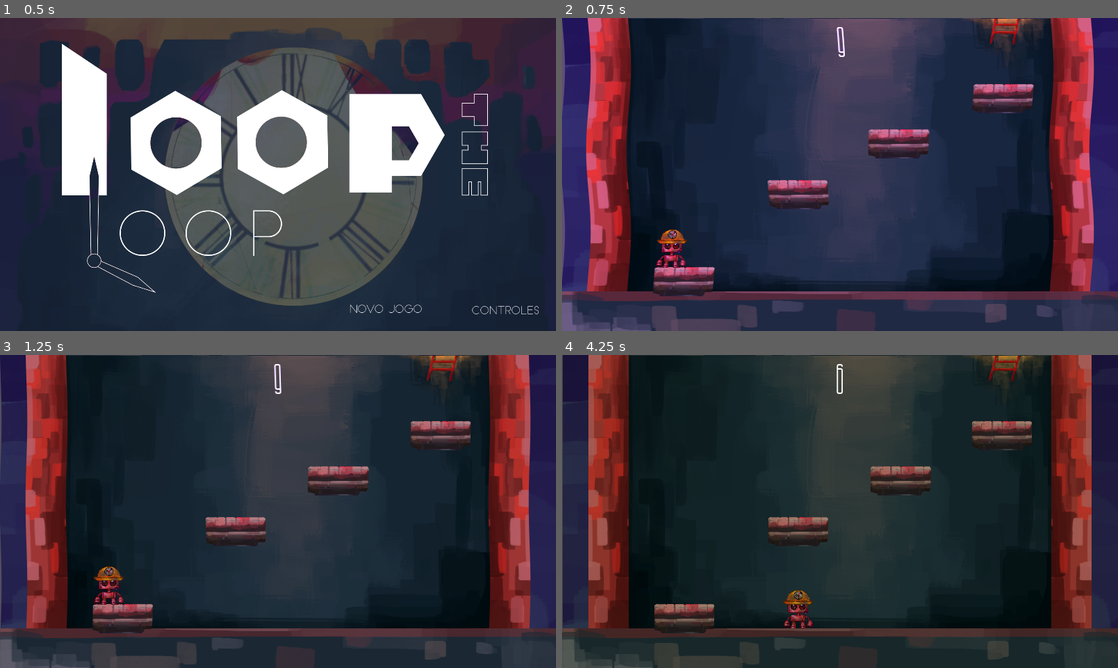
Above: before the commit, frames 1-4 (two rows, left to right).
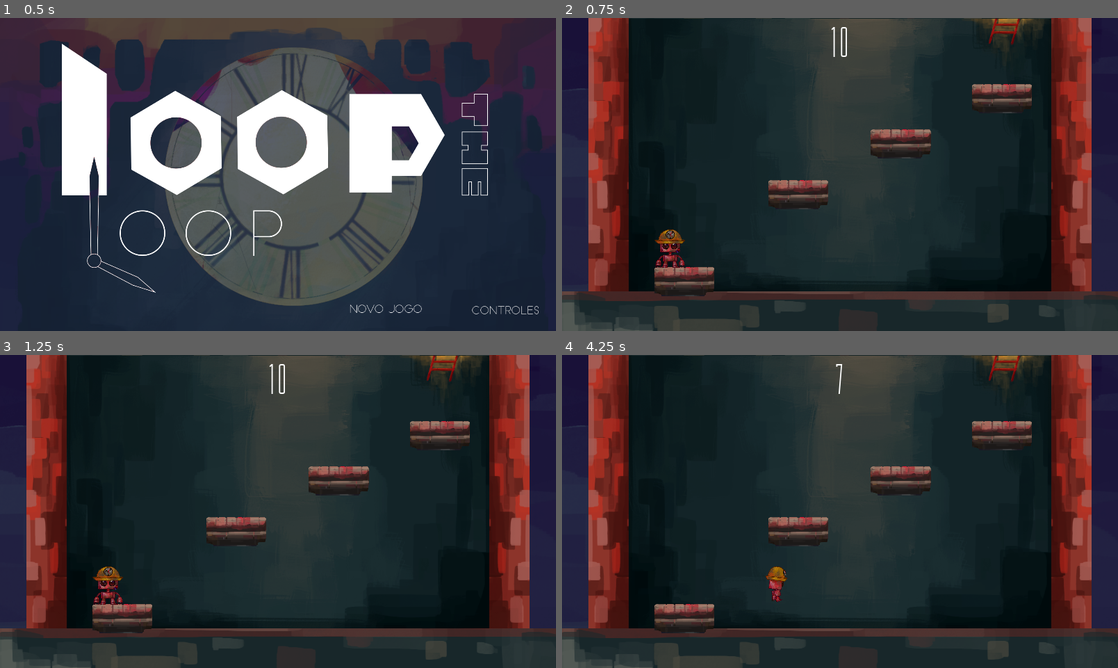
Above: after the commit, the same moments.

Repository: kcabra/clocky
Game: Godot game, scene res://holders/menu/main menu loop the loop.tscn
Two runs of this game, one before a commit and one after it. Both use one fixed random seed, a clock stepped at 60 frames per second and the inputs below.
Inputs (mouse positions are in pixels of both pictures, inside the frame that each line leads up to):
- Up to frame 1 (0.5 s): no input
- Up to frame 2 (0.75 s): click (951, 312) at 0.5 s
- Up to frame 3 (1.25 s): no input
- Up to frame 4 (4.25 s): tap Enter at 1.25 s; hold D (move_right) 1.28-2.03 s; hold Space (place, bound only before the commit) 1.28-2.03 s; hold S (move_down) 2.03-2.78 s; tap Space (place, bound only before the commit) at 2.1, 3.6 s; hold D (move_right) 2.78-3.53 s; hold Space (place, bound only before the commit) 2.78-3.53 s; hold W (move_up) from 3.53 s (still down)

Frame 1 is identical in both runs. In frame 2, 59% of the frame differs, in the area x 0-100%, y 0-100%; in frame 3, 2.0%; in frame 4, 0.9%.

Commit message:
quickfixes
fix shader playing at the beginning of game, edges showing up in
shader and allow spacebar to jump in run mode

Diff:
--- a/levels/game_mode.gd
+++ b/levels/game_mode.gd
@@ -31,6 +31,7 @@
 	if current_level == 7:
 		start_game_ending()
 
+var firstime = true
 func switch_mode():
 	if player: player.die()
 	godmode = !godmode
@@ -40,7 +41,7 @@
 		player = player_repair.instance()
 		get_tree().set_group("level_transition", "one_way_collision", false)
 	else:
-		$"UI/Modulator".play_backwards("modulate")
+		if not firstime: $"UI/Modulator".play_backwards("modulate")
 		player = player_run.instance()
 		get_tree().set_group("level_transition", "one_way_collision", true)
 	# assumes there's only one spawn active, must remove
@@ -49,9 +50,10 @@
 	player.position = spawn_array[current_level - 1].global_position
 	add_child(player)
 	timer.start()
+	firstime = false
 
 func _process(delta):
-	$"UI/Label".text = String(floor(timer.time_left))
+	$"UI/Label".text = String(ceil(timer.time_left))
 	if Input.is_action_just_pressed("reset"):
 		switch_mode()
 
--- a/levels/proto2.tscn
+++ b/levels/proto2.tscn
@@ -209,7 +209,7 @@
 [sub_resource type="ShaderMaterial" id=17]
 shader = SubResource( 16 )
 shader_param/color = Color( 0.352941, 0.0392157, 0.698039, 1 )
-shader_param/intensity = 1.0
+shader_param/intensity = 0.0
 shader_param/frequency = 60.0
 shader_param/depth = 0.0
 shader_param/speed = 1.2
@@ -300,7 +300,8 @@
 motion_scale = Vector2( 1, 0.2 )
 
 [node name="Sprite" type="Sprite" parent="ParallaxBackground/ParallaxLayer"]
-position = Vector2( 0, -1488 )
+position = Vector2( -60.3886, -1488 )
+scale = Vector2( 1.04718, 1.04718 )
 texture = ExtResource( 8 )
 centered = false
 
--- a/player/FSM_run.gd
+++ b/player/FSM_run.gd
@@ -12,107 +12,107 @@
 enum states {stand, idle, walk, fall, jump, die}
 
 func _ready():
-    if animator: $AnimationPlayer.connect("animation_finished", self, "_on_animation_finished")
-    call_deferred("set_state", states.fall)
+	if animator: $AnimationPlayer.connect("animation_finished", self, "_on_animation_finished")
+	call_deferred("set_state", states.fall)
 
 func _state_logic(delta):
-    ground_timer -= delta
-    jump_timer -= delta
-    if Input.is_action_just_pressed("move_up"):
-        jump_timer = JUMP_TOLERANCE
-    match state:
-        states.stand:
-            stand_timer += delta
-            if stand_timer > IDLE_WAIT:
-                if animator: animator.travel("idle")
-                stand_timer = 0
-            continue
-        states.walk, states.jump:
-            if parent.move_vec.x > 0:
-                sprite.flip_h = false
-            elif parent.move_vec.x < 0:
-                sprite.flip_h = true
-            continue
-        states.stand, states.walk, states.fall:
-            if jump_timer >= 0 and ground_timer >= 0:
-                parent.jump()
-                jump_timer = 0
-                ground_timer = 0
-            continue
-        states.jump:
-            if Input.is_action_just_released("move_up"):
-                parent.cut_jump()
-            continue
-        states.stand, states.walk:
-            ground_timer = JUMP_TOLERANCE
-            parent.hor_move(_get_input_dir(), false)
-        states.fall, states.jump:
-            parent.apply_gravity(true)
-            parent.hor_move(_get_input_dir(), true)
+	ground_timer -= delta
+	jump_timer -= delta
+	if Input.is_action_just_pressed("action") or Input.is_action_just_pressed("move_up"):
+		jump_timer = JUMP_TOLERANCE
+	match state:
+		states.stand:
+			stand_timer += delta
+			if stand_timer > IDLE_WAIT:
+				if animator: animator.travel("idle")
+				stand_timer = 0
+			continue
+		states.walk, states.jump:
+			if parent.move_vec.x > 0:
+				sprite.flip_h = false
+			elif parent.move_vec.x < 0:
+				sprite.flip_h = true
+			continue
+		states.stand, states.walk, states.fall:
+			if jump_timer >= 0 and ground_timer >= 0:
+				parent.jump()
+				jump_timer = 0
+				ground_timer = 0
+			continue
+		states.jump:
+			if Input.is_action_just_released("move_up"):
+				parent.cut_jump()
+			continue
+		states.stand, states.walk:
+			ground_timer = JUMP_TOLERANCE
+			parent.hor_move(_get_input_dir(), false)
+		states.fall, states.jump:
+			parent.apply_gravity(true)
+			parent.hor_move(_get_input_dir(), true)
 
-    parent.apply_movement()
+	parent.apply_movement()
 
 
 func _get_transition():
-    match state:
-        states.walk, states.stand:
-            if parent.move_vec.y < 0:
-                return states.jump
-            if not parent.is_on_ground():
-                return states.fall
-            continue
-        states.stand:
-            if abs(parent.move_vec.x) > MOVE_TOLERANCE:
-                return states.walk
-        states.walk:
-            if abs(parent.move_vec.x) <= MOVE_TOLERANCE:
-                return states.stand
-        states.fall:
-            if parent.is_on_ground():
-                return states.stand
-        states.jump:
-            if parent.move_vec.y > 0:
-                return states.fall
-    return null
+	match state:
+		states.walk, states.stand:
+			if parent.move_vec.y < 0:
+				return states.jump
+			if not parent.is_on_ground():
+				return states.fall
+			continue
+		states.stand:
+			if abs(parent.move_vec.x) > MOVE_TOLERANCE:
+				return states.walk
+		states.walk:
+			if abs(parent.move_vec.x) <= MOVE_TOLERANCE:
+				return states.stand
+		states.fall:
+			if parent.is_on_ground():
+				return states.stand
+		states.jump:
+			if parent.move_vec.y > 0:
+				return states.fall
+	return null
 
 func _enter_state(new_state, old_state):
-    match new_state:
-        states.stand:
-            sprite.flip_h = false
-            if jump_timer < 0 and parent.move_vec.x < MOVE_TOLERANCE:
-                sprite.animation = "stand"
-                sprite.frame = 0
-                sprite.playing = true
-        states.walk:
-            sprite.animation = "walk"
-            sprite.playing = true
-        states.fall:
-            sprite.animation = "fall"
-            sprite.frame = 0
-            sprite.playing = true
-        states.jump:
-            sprite.animation = "jump"
-            sprite.frame = 0
-            sprite.playing = true
+	match new_state:
+		states.stand:
+			sprite.flip_h = false
+			if jump_timer < 0 and parent.move_vec.x < MOVE_TOLERANCE:
+				sprite.animation = "stand"
+				sprite.frame = 0
+				sprite.playing = true
+		states.walk:
+			sprite.animation = "walk"
+			sprite.playing = true
+		states.fall:
+			sprite.animation = "fall"
+			sprite.frame = 0
+			sprite.playing = true
+		states.jump:
+			sprite.animation = "jump"
+			sprite.frame = 0
+			sprite.playing = true
 
 func _exit_state(old_state, new_state):
-    match old_state:
-        states.walk:
-            parent.halt()
+	match old_state:
+		states.walk:
+			parent.halt()
 
 func _get_input_dir():
-    var dir = 0
-    if Input.is_action_pressed("move_right"):
-        dir += 1
-    if Input.is_action_pressed("move_left"):
-        dir -= 1
-    return dir
+	var dir = 0
+	if Input.is_action_pressed("move_right"):
+		dir += 1
+	if Input.is_action_pressed("move_left"):
+		dir -= 1
+	return dir
 
 func die():
-    state = states.die
-    parent.halt()
-    sprite.animation = "die"
-    sprite.frame = 0
-    sprite.playing = true
-    yield(sprite, "animation_finished")
-    parent.queue_free()
+	state = states.die
+	parent.halt()
+	sprite.animation = "die"
+	sprite.frame = 0
+	sprite.playing = true
+	yield(sprite, "animation_finished")
+	parent.queue_free()
--- a/player/Player_repair.gd
+++ b/player/Player_repair.gd
@@ -8,93 +8,93 @@
 var block = true
 
 func _ready():
-    randomize()
-    blockspawn_timer.connect("timeout", self, "_hold_block")
-    sprite.animation = "born"
-    sprite.frame = 0
-    sprite.playing = true
-    yield(sprite, "animation_finished")
-    block = false
-    blockspawn_timer.start()
+	randomize()
+	blockspawn_timer.connect("timeout", self, "_hold_block")
+	sprite.animation = "born"
+	sprite.frame = 0
+	sprite.playing = true
+	yield(sprite, "animation_finished")
+	block = false
+	blockspawn_timer.start()
 
 func die():
-    halt()
-    block = true
-    sprite.animation = "die"
-    sprite.playing = true
-    yield(sprite, "animation_finished")
-    self.queue_free()
+	halt()
+	block = true
+	sprite.animation = "die"
+	sprite.playing = true
+	yield(sprite, "animation_finished")
+	self.queue_free()
 
 func get_input_dir():
-    var dir = Vector2.ZERO
-    if Input.is_action_pressed("move_right"):
-        dir.x += 1
-    if Input.is_action_pressed("move_left"):
-        dir.x -= 1
-    if Input.is_action_pressed("move_up"):
-        dir.y -= 1
-    if Input.is_action_pressed("move_down"):
-        dir.y += 1
-    return dir.normalized()
+	var dir = Vector2.ZERO
+	if Input.is_action_pressed("move_right"):
+		dir.x += 1
+	if Input.is_action_pressed("move_left"):
+		dir.x -= 1
+	if Input.is_action_pressed("move_up"):
+		dir.y -= 1
+	if Input.is_action_pressed("move_down"):
+		dir.y += 1
+	return dir.normalized()
 
 func halt():
-    move_vec = Vector2.ZERO
+	move_vec = Vector2.ZERO
 
 func _physics_process(delta):
-    if !block:
-        if sprite.animation == 'default':
-            sprite.playing = false
-            if move_vec.x >= 0:
-                sprite.flip_h = true
-            elif move_vec.x < 0:
-                sprite.flip_h = false
-            if move_vec.y < -MOVE_TOLERANCE:
-                sprite.frame = 2
-            elif move_vec.y > MOVE_TOLERANCE:
-                sprite.frame = 3
-            elif abs(move_vec.x) > MOVE_TOLERANCE:
-                sprite.frame = 1
-            else:
-                sprite.frame = 0
+	if !block:
+		if sprite.animation == 'default':
+			sprite.playing = false
+			if move_vec.x >= 0:
+				sprite.flip_h = true
+			elif move_vec.x < 0:
+				sprite.flip_h = false
+			if move_vec.y < -MOVE_TOLERANCE:
+				sprite.frame = 2
+			elif move_vec.y > MOVE_TOLERANCE:
+				sprite.frame = 3
+			elif abs(move_vec.x) > MOVE_TOLERANCE:
+				sprite.frame = 1
+			else:
+				sprite.frame = 0
 
-        move_vec = lerp(move_vec, get_input_dir() * SPEED, 0.1)
-        move_vec = move_and_slide(move_vec)
+		move_vec = lerp(move_vec, get_input_dir() * SPEED, 0.1)
+		move_vec = move_and_slide(move_vec)
 
 var blocks = [
-        preload("res://obj/player_plat_default.tscn"),
-        preload("res://obj/player_plat_alt.tscn"),
-        preload("res://obj/player_plat_vert.tscn"),
-        ]
+		preload("res://obj/player_plat_default.tscn"),
+		preload("res://obj/player_plat_alt.tscn"),
+		preload("res://obj/player_plat_vert.tscn"),
+		]
 
 onready var blockspawn_timer = $Timer
 var holding = false
 
 func _hold_block():
-    holding = true
-    var node = blocks[randi() % blocks.size()].instance()
-    $Position2D.add_child(node)
+	holding = true
+	var node = blocks[randi() % blocks.size()].instance()
+	$Position2D.add_child(node)
 
 func _release_block():
-    holding = false
-    var node = $Position2D.get_child(0)
-    var pos = node.global_position
-    $Position2D.remove_child(node)
-    node.position = pos
-    get_parent().add_child(node)
-    blockspawn_timer.start()
+	holding = false
+	var node = $Position2D.get_child(0)
+	var pos = node.global_position
+	$Position2D.remove_child(node)
+	node.position = pos
+	get_parent().add_child(node)
+	blockspawn_timer.start()
 
 func _input(event):
-    if event.is_action_pressed("place"):
-        if holding:
-            _release_block()
-            sprite.animation = "jazz"
-            sprite.frame = 0
-            sprite.playing = true
-            sprite.connect("animation_finished", self,
-                    "_on_sprite_animation_finished", [],
-                    CONNECT_ONESHOT)
+	if event.is_action_pressed("action"):
+		if holding:
+			_release_block()
+			sprite.animation = "jazz"
+			sprite.frame = 0
+			sprite.playing = true
+			sprite.connect("animation_finished", self,
+					"_on_sprite_animation_finished", [],
+					CONNECT_ONESHOT)
 
 func _on_sprite_animation_finished():
-    sprite.animation = "default"
-    sprite.playing = false
-    sprite.frame = 0
+	sprite.animation = "default"
+	sprite.playing = false
+	sprite.frame = 0
--- a/project.godot
+++ b/project.godot
@@ -58,7 +58,7 @@
 , Object(InputEventKey,"resource_local_to_scene":false,"resource_name":"","device":0,"alt":false,"shift":false,"control":false,"meta":false,"command":false,"pressed":false,"scancode":16777233,"unicode":0,"echo":false,"script":null)
  ]
 }
-place={
+action={
 "deadzone": 0.5,
 "events": [ Object(InputEventKey,"resource_local_to_scene":false,"resource_name":"","device":0,"alt":false,"shift":false,"control":false,"meta":false,"command":false,"pressed":false,"scancode":32,"unicode":0,"echo":false,"script":null)
  ]
